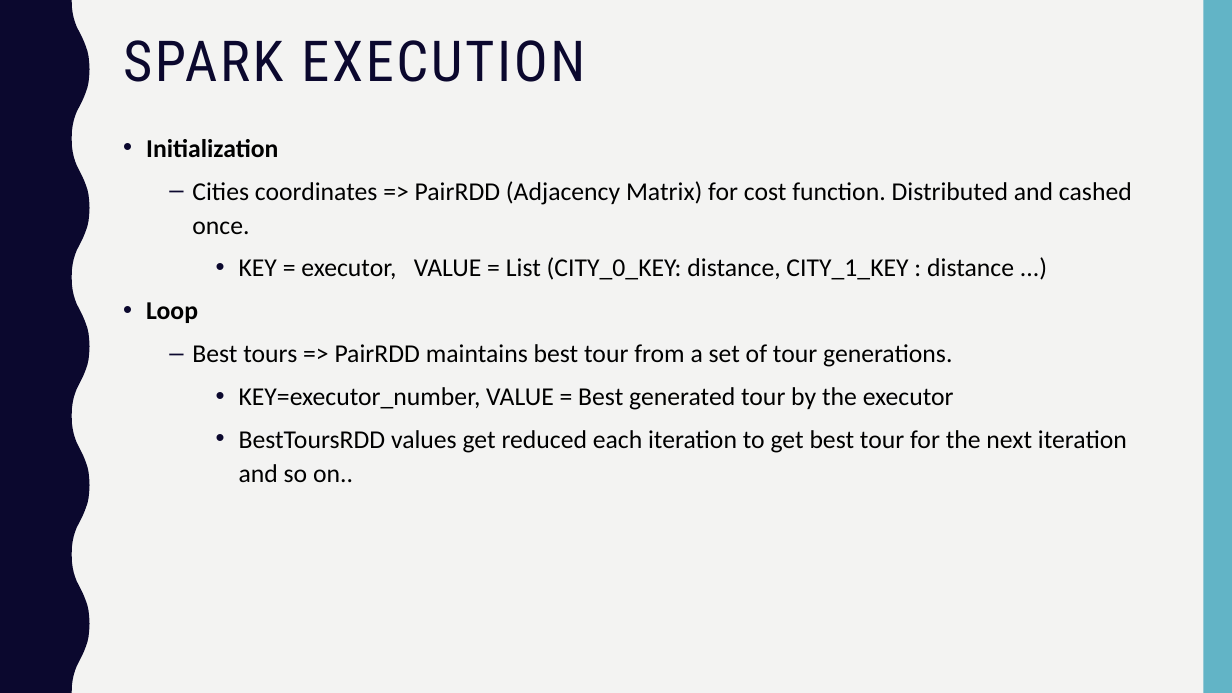
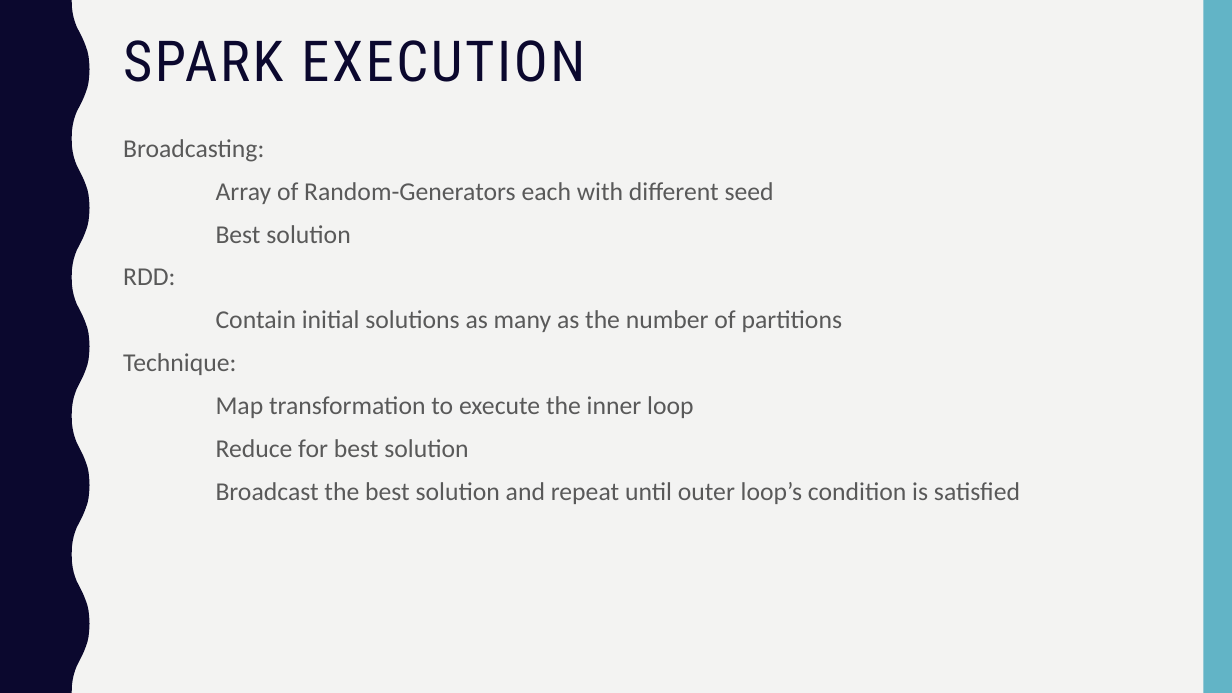
Before and after one commit to nickrohde/CSS534_Program5, a slide deck: slide 8 of presentation/final_presentation.pptx. Drawn at 1232x693 pixels with LibreOffice and Linux fonts; fonts in the diff are those of the drawing. Boxes give left, top, right and bottom in pixels: in the first picture for what was removed or moved away, otherwise in the second. Text is boxed around its words. In the diff, an @@ line names an element or a change of style, - is before the commit and + after.

Commit message:
Add spark documentation (Report) Add Spark slide (presentation)

```diff
--- a/presentation/final_presentation.pptx
+++ b/presentation/final_presentation.pptx
@@ text at (123, 139, 1020, 504): text changed; text colour #000000 to #595959 @@
-• Initialization
-  – Cities coordinates => PairRDD (Adjacency Matrix) for cost function. Distributed and cashed once.
-    • KEY = executor, VALUE = List (CITY_0_KEY: distance, CITY_1_KEY : distance ...)
-• Loop
-  – Best tours => PairRDD maintains best tour from a set of tour generations.
-    • KEY=executor_number, VALUE = Best generated tour by the executor
-    • BestToursRDD values get reduced each iteration to get best tour for the next iteration and so on..
+Broadcasting:
+Array of Random-Generators each with different seed
+Best solution
+RDD:
+Contain initial solutions as many as the number of partitions
+Technique:
+Map transformation to execute the inner loop
+Reduce for best solution
+Broadcast the best solution and repeat until outer loop’s condition is satisfied
```
Also in this commit, not shown: 2 other files.
